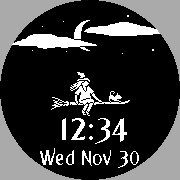
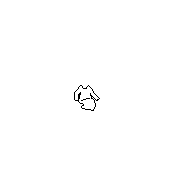
Layers edited between the first and the second 180 x 180 image:
hid group "Frames" (2 layers) over box(0, 0, 180, 180)
hid "Wed Nov 30" over box(40, 148, 139, 168)
hid "12:34" over box(62, 118, 127, 144)
hid group "cats" (5 layers) over box(102, 89, 124, 103)
hid group "accessories" (3 layers) over box(67, 70, 91, 90)
showed "chilly-dress", painted on it over box(74, 85, 100, 111)
hid "warm-dress" over box(74, 85, 95, 106)
hid group "shoes" (2 layers) over box(81, 107, 95, 117)
hid group "bodies" (2 layers) over box(69, 78, 104, 117)
hid "time-aura" over box(30, 115, 148, 172)
hid "broom" over box(50, 96, 131, 111)
hid "aura" over box(69, 66, 126, 118)
hid group "weather" (12 layers) over box(0, 0, 180, 180)
hid "Background" over box(0, 0, 180, 180)
